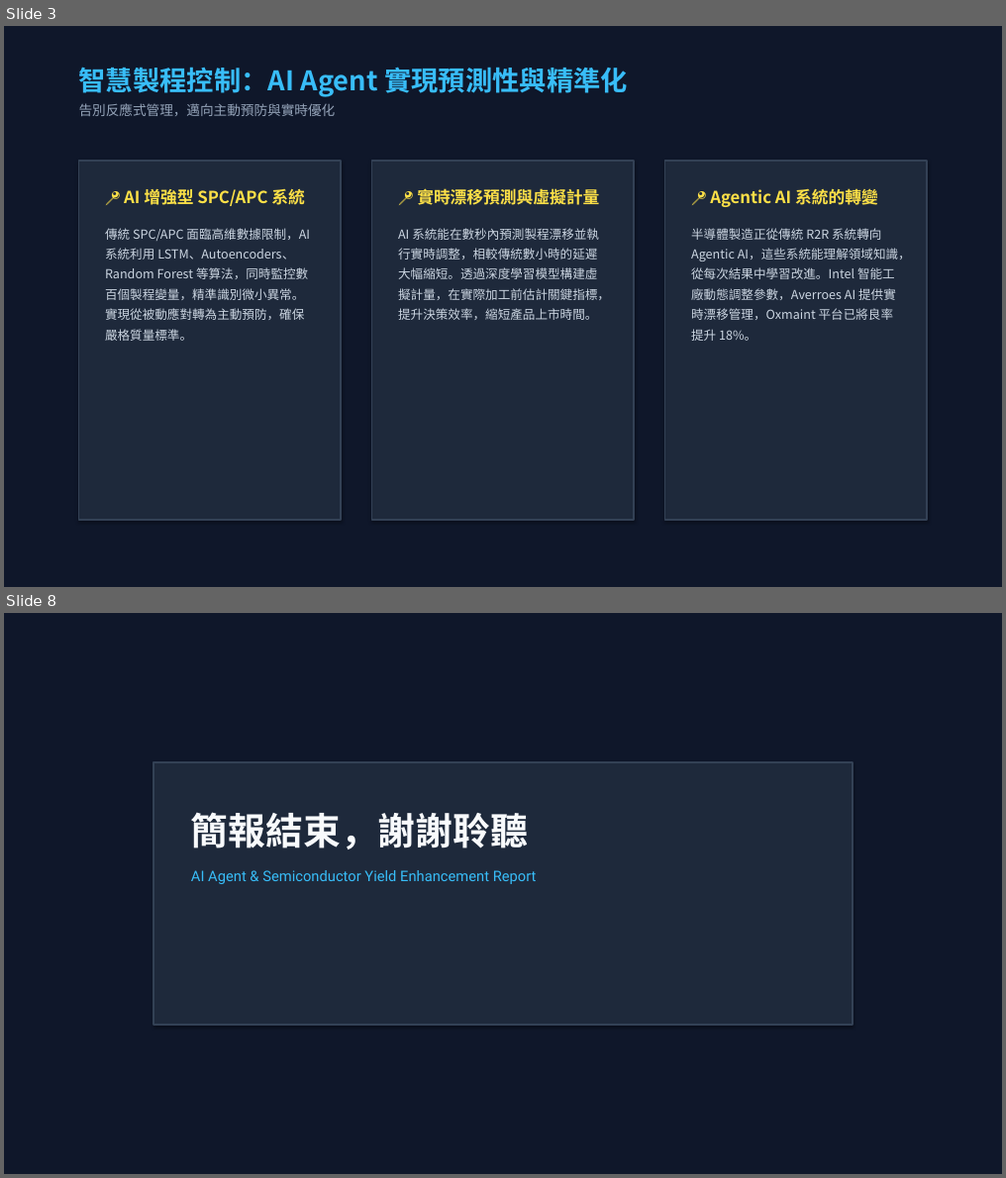
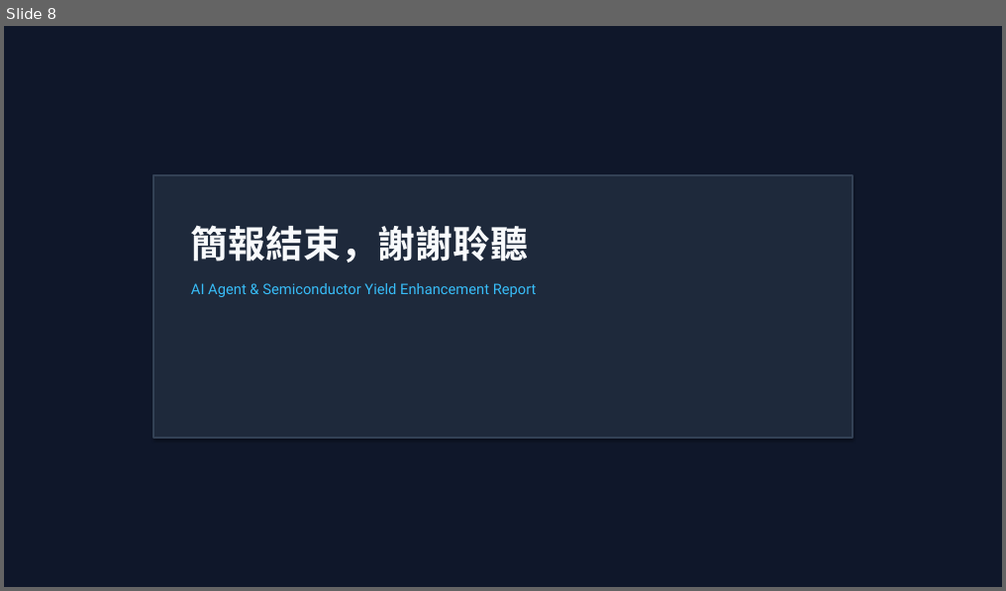
Before and after one commit to HJHuang1-lab/semiconductor-AI_report, a slide deck: AI_Agent_Semiconductor_Yield_Report.pptx. Shown one above the other, each under a label of ours: slides 3 and 8 before the commit, slide 8 after it; the slides between them are not shown. The pictures are 1006x1178 and 1006x591 pixels, drawn with LibreOffice and Linux fonts; fonts in the diff are those of the drawing. Boxes give left, top, right and bottom in pixels: in the first picture for what was removed or moved away, otherwise in the second. Text is boxed around its words. In the diff, an @@ line names an element or a change of style, - is before the commit and + after.

```diff
--- a/AI_Agent_Semiconductor_Yield_Report.pptx
+++ b/AI_Agent_Semiconductor_Yield_Report.pptx
@@ slide 3 removed at [4,26,1002,587], background #FFFFFF @@
@@ rectangle removed at [4,26,1002,587] @@
@@ text removed at [79,67,628,116] @@
-智慧製程控制：AI Agent 實現預測性與精準化
-告別反應式管理，邁向主動預防與實時優化
@@ rectangle removed at [79,161,341,520] @@
@@ rectangle removed at [372,161,635,520] @@
@@ rectangle removed at [665,161,927,520] @@
@@ text removed at [105,189,310,341] @@
-📍 AI 增強型 SPC/APC 系統
-傳統 SPC/APC 面臨高維數據限制，AI 系統利用 LSTM、Autoencoders、Random Forest 等算法，同時監控數百個製程變量，精準識別微小異常。實現從被動應對轉為主動預防，確保嚴格質量標準。
@@ text removed at [398,189,610,320] @@
-📍 實時漂移預測與虛擬計量
-AI 系統能在數秒內預測製程漂移並執行實時調整，相較傳統數小時的延遲大幅縮短。透過深度學習模型構建虛擬計量，在實際加工前估計關鍵指標，提升決策效率，縮短產品上市時間。
@@ text removed at [691,189,911,341] @@
-📍 Agentic AI 系統的轉變
-半導體製造正從傳統 R2R 系統轉向 Agentic AI，這些系統能理解領域知識，從每次結果中學習改進。Intel 智能工廠動態調整參數，Averroes AI 提供實時漂移管理，Oxmaint 平台已將良率提升 18%。
```
Also in this commit, not shown: 3 slides changed, 4 slides added, 3 other slides removed, 5 other files.
